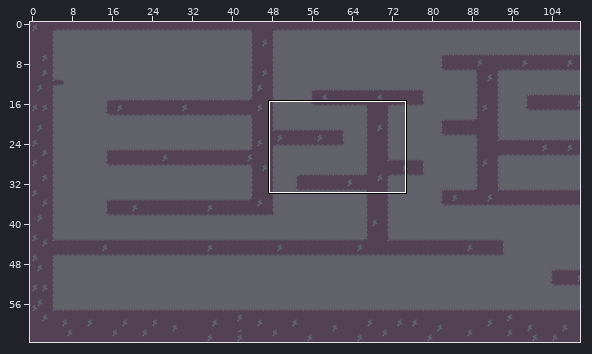
Tiled map: OblArmendarizMiguez/build/debug-html5/Mapa3.tmx. The picture above shows the old version from afar; the outline marks the close-up.
Close-up. Before:
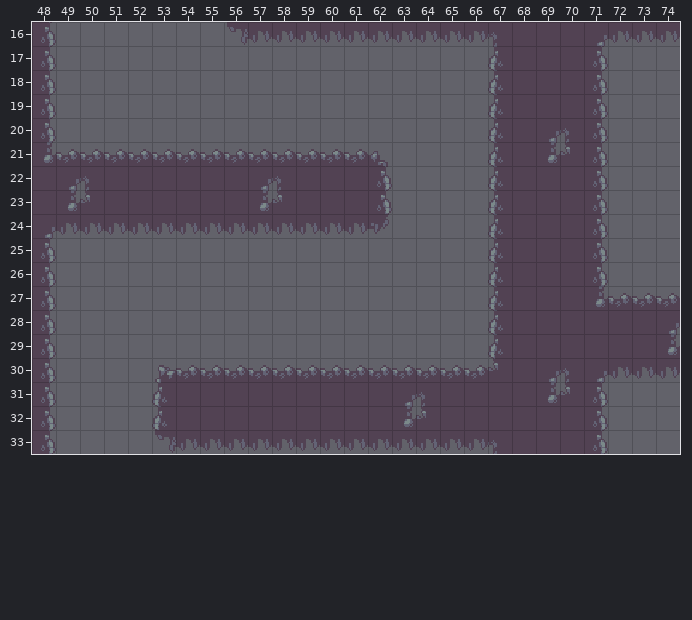
Cells are 16x16 px. Shown: x 48..74, y 16..33. The commit also changed other parts of the map, which this record leaves out.
Now the later version:
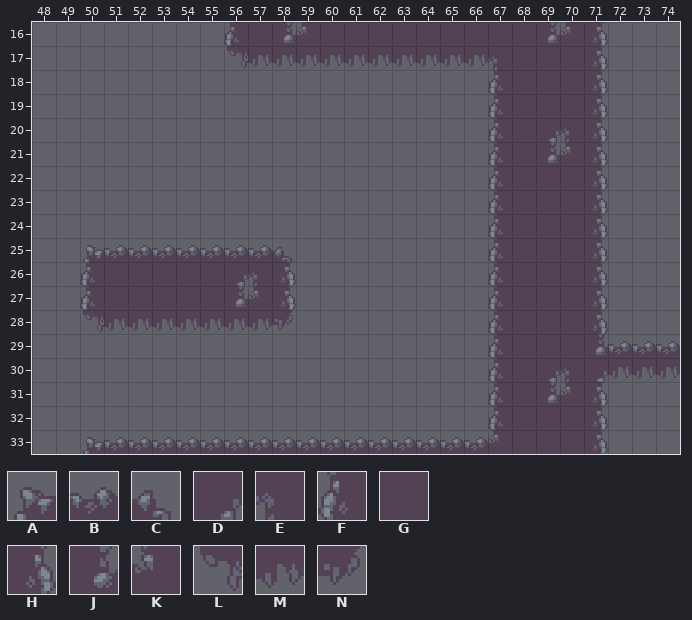
Key: from "GreenTiles": A 30, B 31, C 32, D 33, E 34, F 40, G 41, H 42, J 43, K 44, L 50, M 51, N 52.
_ is an empty cell, . an unchanged one.
The edit:
--- layer "Solid"
@@ x 48..74 @@
-16 H.......LMMMMMMMMMME.GGDMMM
-17 H.......___________F.......
-18 H..........................
-19 H..........................
-20 H..........................
-21 JBBBBBBBBBBBBBC............
-22 GDEGGGGGGDEGGGH............
-23 GJKGGGGGGJKGGGH............
-24 DMMMMMMMMMMMMMN............
-25 H._________................
-26 H._________................
-27 H._________............JBBB
-28 H._________............GGGD
-29 H......................GGGJ
-30 H....ABBBBBBBBBBBBBK.......
-31 H....FGGGGGGGGGDEGGG.......
-32 H....FGGGGGGGGGJKGGG.......
-33 H.___LMMMMMMMMMMMMME.......
+16 _.......FGJKGGGGGGGG.JKH___
+17 _.......LMMMMMMMMMME.......
+18 _..........................
+19 _..........................
+20 _..........................
+21 _______________............
+22 _______________............
+23 _______________............
+24 _______________............
+25 _.ABBBBBBBC................
+26 _.FGGGGGDEH................
+27 _.FGGGGGJKH............H___
+28 _.LMMMMMMMN............H___
+29 _......................JBBB
+30 _....______________F.......
+31 _....______________F.......
+32 _....______________F.......
+33 _.ABBBBBBBBBBBBBBBBK.......
Boxes around the changes in both close-ups, in picture pixels (x1, y1, x2, y2):
changed: (32, 22, 503, 454)
changed: (548, 22, 680, 46)
changed: (593, 286, 680, 355)
